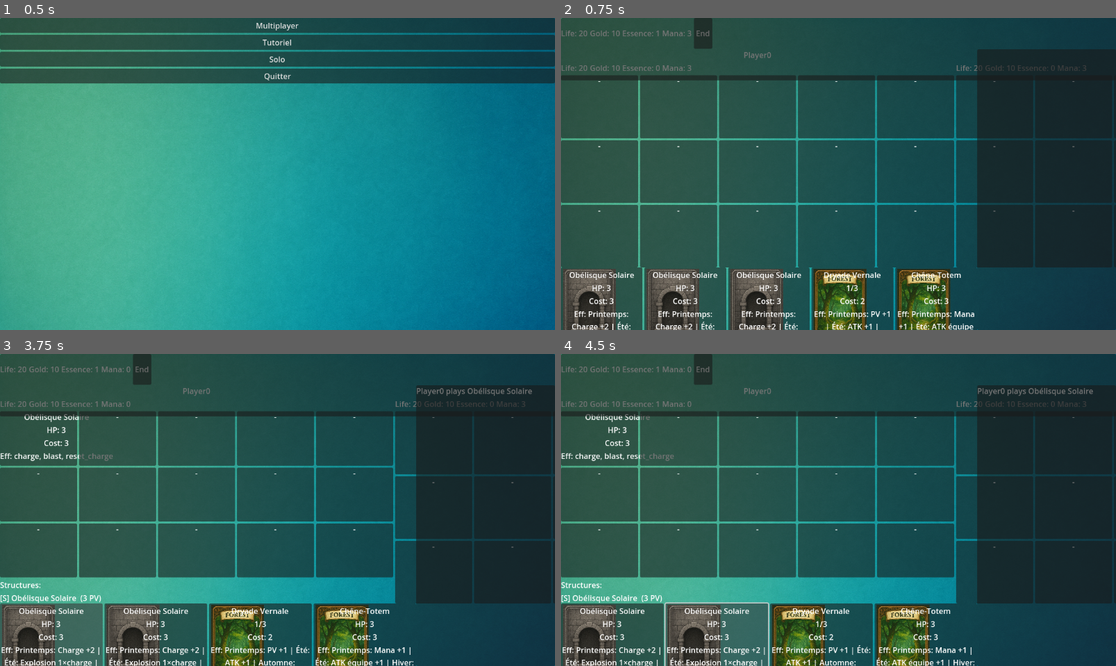
Above: before the commit, frames 1-4 (two rows, left to right).
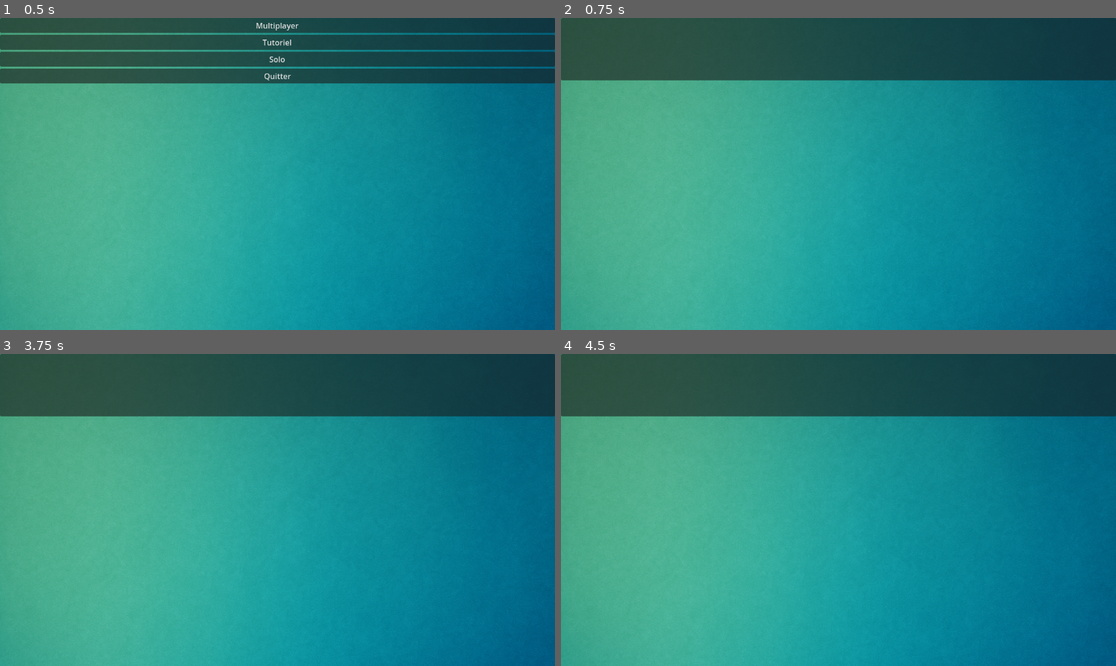
Above: after the commit, the same moments.

Repository: cbCielblanc/deckbuilding
Game: Godot game, scene res://scenes/MainMenu.tscn
Two runs of this game, one before a commit and one after it. Both use one fixed random seed, a clock stepped at 60 frames per second and the inputs below.
Inputs (mouse positions are in pixels of both pictures, inside the frame that each line leads up to):
- Up to frame 1 (0.5 s): no input
- Up to frame 2 (0.75 s): click "Tutoriel" at 0.5 s
- Up to frame 3 (3.75 s): click "Solo" at 1.25 s; click "Solo" at 2 s; click (144, 369) at 2.75 s, where only the run before the commit has a clickable "End"; click (38, 644) at 3.52 s
- Up to frame 4 (4.5 s): click (716, 644) at 4.27 s

Frame 1 is identical in both runs. In frame 2, 82% of the frame differs, in the area x 0-100%, y 0-100%; in frame 3, 76%; in frame 4, 77%.
Error after the commit: Parse Error: Expected indented block after "if" block. (res://scripts/game_manager.gd:130)

Commit message:
feat: trigger seasonal card effects

Diff:
--- a/scripts/game_manager.gd
+++ b/scripts/game_manager.gd
@@ -126,14 +126,35 @@
 
 func _season_tick(_season:int) -> void:
 	for pl in players:
-			for u in pl.units:
-					if u.status.burn   > 0: u.damage(u.status.burn)
-					if u.status.poison > 0: u.damage(u.status.poison)
-					if u.status.frozen > 0: u.status.frozen = 0
+		for u in pl.units:
+			if u.status.burn   > 0:
+		u.damage(u.status.burn)
+			if u.status.poison > 0:
+		u.damage(u.status.poison)
+			if u.status.frozen > 0:
+		u.status.frozen = 0
+	board.remove_dead()
+
+func _apply_season_effects() -> void:
+	var season := SeasonManager.current()
+	for pl in players:
+		for c in pl.units + pl.structures:
+			if c.effects.has(season):
+		var eff : Dictionary = c.effects[season]
+			var tgt : Card = c
+		match eff.get("action", ""):
+			"burn", "poison", "root", "freeze_unit", "blast":
+		if pl.opponent().units.size() > 0:
+			tgt = pl.opponent().units[0]
+	else:
+	tgt = null
+	EffectProcessor.apply(eff, c, tgt)
 	board.remove_dead()
 
 func _on_season_start(_season:int) -> void:
-	terrain.season_update(SeasonManager.current())
+terrain.season_update(SeasonManager.current())
+
+	_apply_season_effects()
 
 	var shop := BiomeShop.new()
 	shop.biome = SeasonManager.current_biome()
Not shown, changed: docs/architecture.md
Not shown, changed: scripts/README.md
